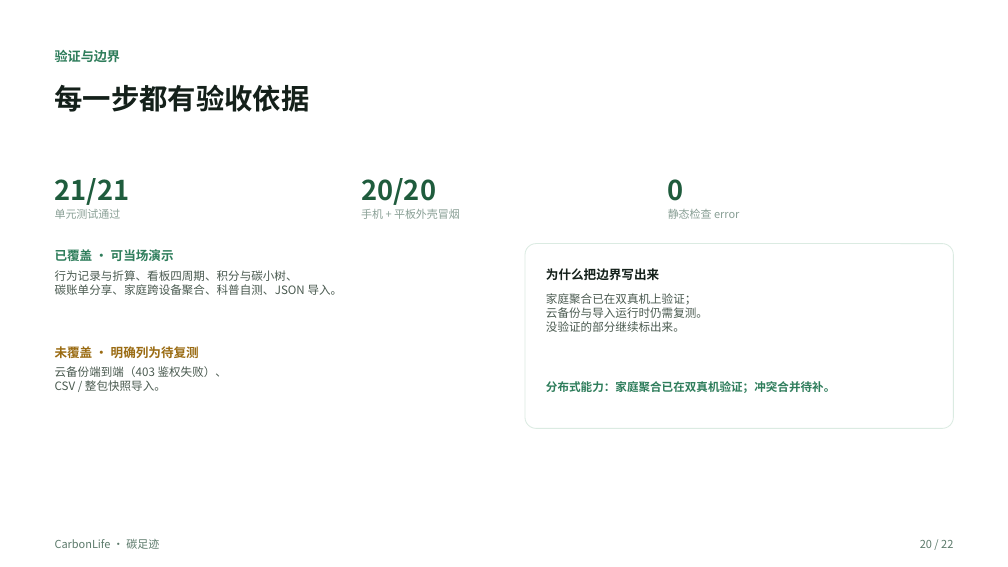
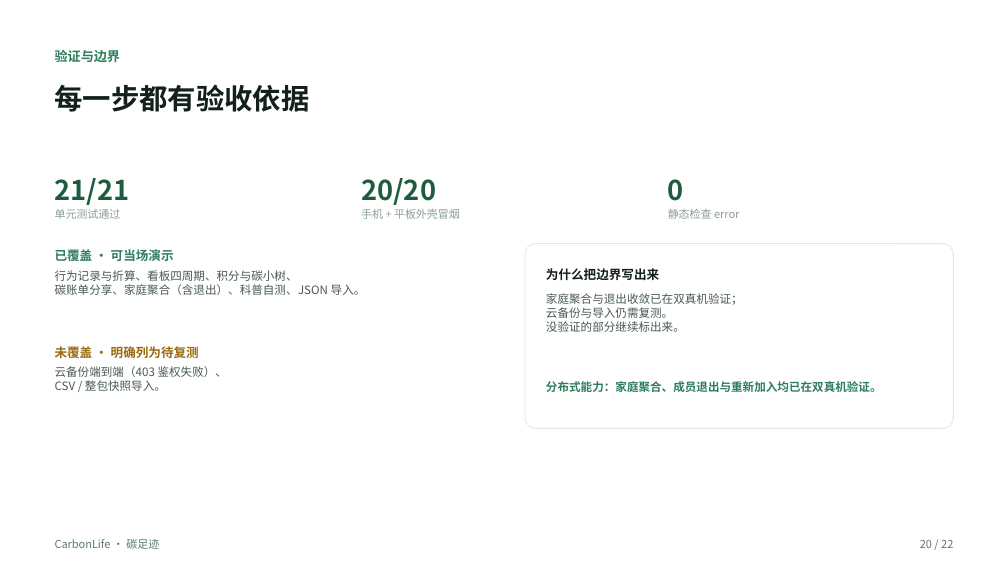
Before and after one commit to zyx-dc/CarbonLife, a slide deck: slide 20 of docs/tasks/ppt/CarbonLife-答辩PPT.pptx. Drawn at 1008x567 pixels with LibreOffice and Linux fonts; fonts in the diff are those of the drawing; background and template pictures are left out. Boxes give left, top, right and bottom in pixels: in the first picture for what was removed or moved away, otherwise in the second. Text is boxed around its words. In the diff, an @@ line names an element or a change of style, - is before the commit and + after.

Commit message:
docs(family): 同步结论落到设计文档、PPT 与路线图
- design-doc.html：3 处 DistributedDataObject 改为分布式 KV；§4.6 拆两段补墓碑退出与同步时机；§7.1 补墓碑与上线补推；§8 新增「家庭退出与重新加入」验证行；§9.2 改为按时间过期
- CarbonLife-设计文档.docx/.pdf：重新生成并由 Word 更新目录域，21 页
- CarbonLife-答辩PPT.pptx/.pdf：P13、P20 共 6 处验证表述更新
- ROADMAP：离线合并、退出清理两条验收打勾，补同步时机与「未加入家庭不同步」风险
- make-ppt.cjs：技术栈文案同步为分布式 KV 存储
- .gitignore：忽略临时工作目录

```diff
--- a/docs/tasks/ppt/CarbonLife-答辩PPT.pptx
+++ b/docs/tasks/ppt/CarbonLife-答辩PPT.pptx
@@ text at (55, 284, 366, 295): text changed @@
-碳账单分享、家庭跨设备聚合、科普自测、JSON 导入。
+碳账单分享、家庭聚合（含退出）、科普自测、JSON 导入。
@@ text at (546, 293, 743, 318): text changed @@
-家庭聚合已在双真机上验证；
-云备份与导入运行时仍需复测。
+家庭聚合与退出收敛已在双真机验证；
+云备份与导入仍需复测。
@@ text at (546, 381, 882, 392): text changed @@
-分布式能力：家庭聚合已在双真机验证；冲突合并待补。
+分布式能力：家庭聚合、成员退出与重新加入均已在双真机验证。
```
Also in this commit, not shown: 1 other slide changed, 8 other files.
